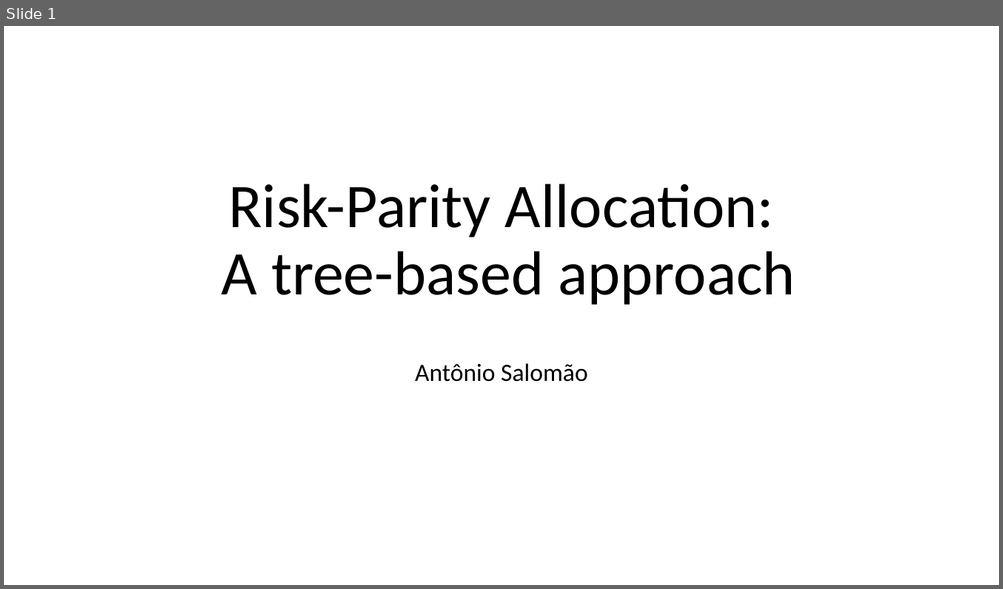
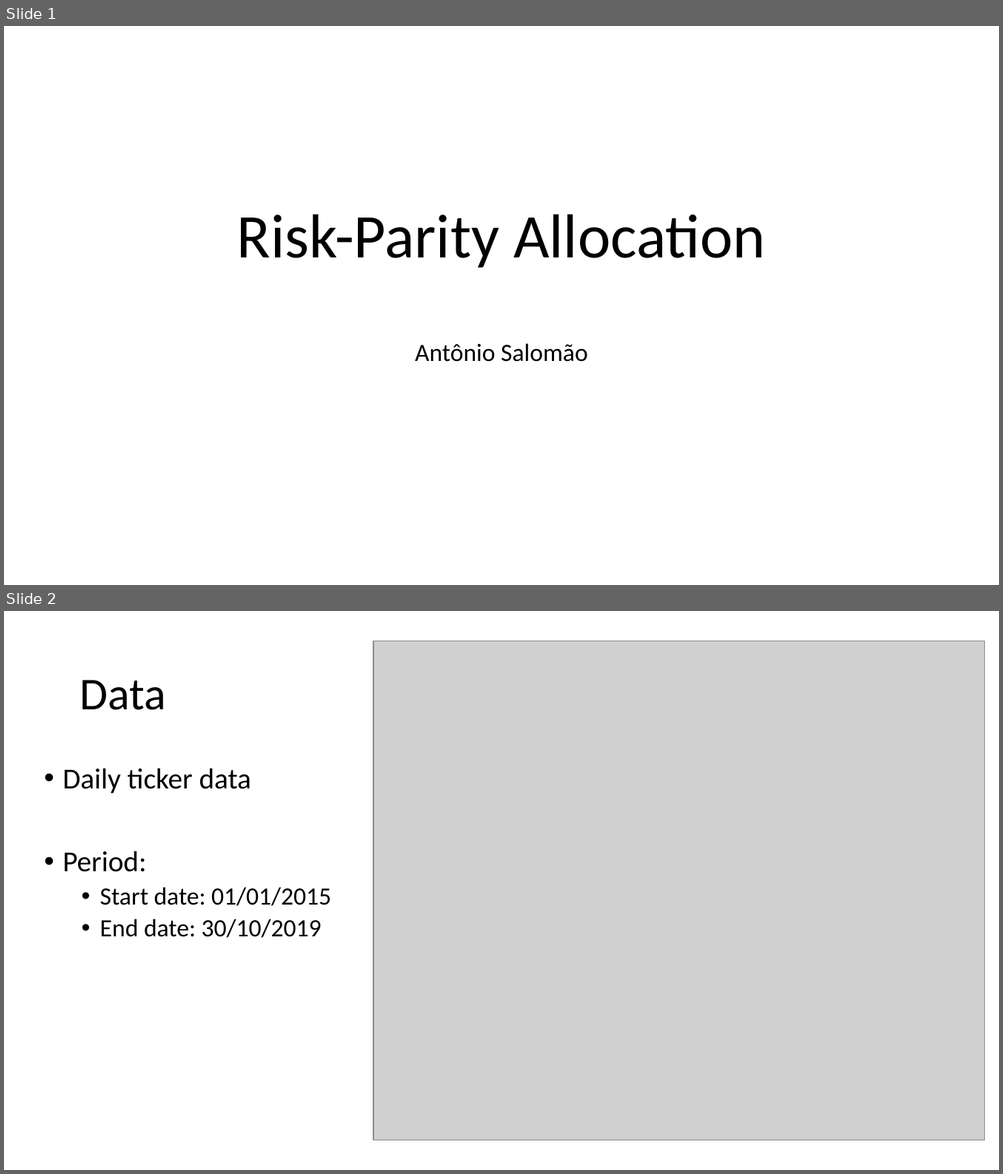
Before and after one commit to antoniosalomao/MPE_1, a slide deck: risk_parity_mpe_risco.pptx. Shown one above the other, each under a label of ours: slide 1 before the commit, slides 1 and 2 after it. The pictures are 1003x589 and 1003x1174 pixels, drawn with LibreOffice and Linux fonts; fonts in the diff are those of the drawing; grey boxes stand for pictures. Boxes give left, top, right and bottom in pixels: in the first picture for what was removed or moved away, otherwise in the second. Text is boxed around its words. In the diff, an @@ line names an element or a change of style, - is before the commit and + after.

```diff
--- a/risk_parity_mpe_risco.pptx
+++ b/risk_parity_mpe_risco.pptx
@@ slide 2 added at <box>4,611,999,1170</box>, background #FFFFFF @@
@@ picture added at <box>373,641,984,1141</box> @@
@@ title added at <box>79,680,165,710</box>, 44 pt, text #000000 @@
+Data
@@ text added at <box>62,768,331,938</box>, 24 pt, text #000000 @@
+• Daily ticker data
+• Period:
+  • Start date: 01/01/2015
+  • End date: 30/10/2019
@@ slide 1 changed as well @@
@@ title at <box>237,214,765,268</box>: text changed @@
-Risk-Parity Allocation:
-A tree-based approach
+Risk-Parity Allocation
@@ subtitle "Antônio Salomão": place and size @@
-subtitle "Antônio Salomão" at <box>415,363,588,382</box>
+subtitle "Antônio Salomão" at <box>415,343,588,362</box>
```
Also in this commit, not shown: 1 other slide changed, 6 other slides added, 8 slides removed.
